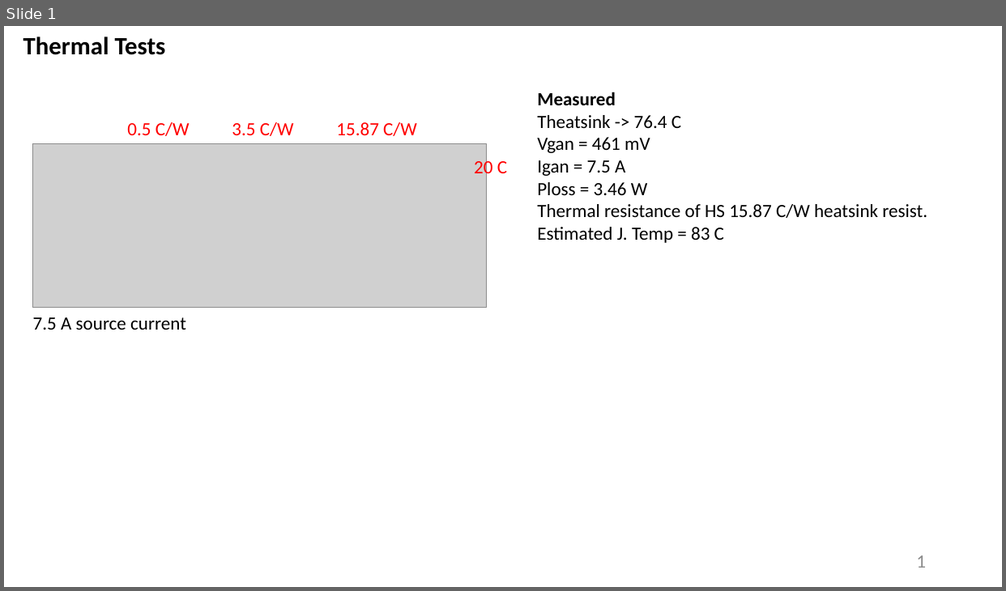
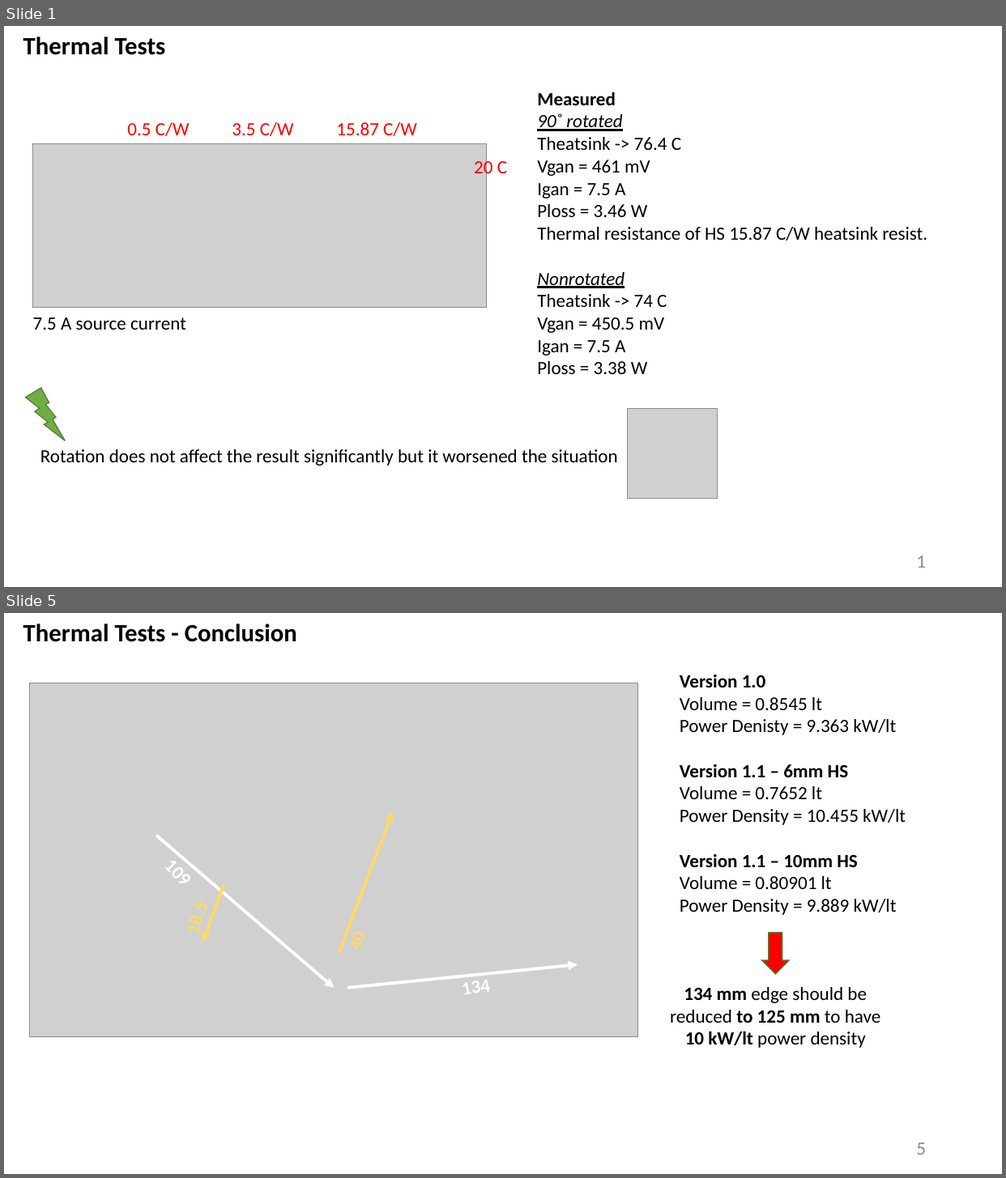
Before and after one commit to furkankarakaya/GaN-Studies, a slide deck: Weekly Reports/2020.01.20 - 2020.01.27.pptx. Shown one above the other, each under a label of ours: slide 1 before the commit, slides 1 and 5 after it; the slides between them are not shown. The pictures are 1006x591 and 1006x1178 pixels, drawn with LibreOffice and Linux fonts; fonts in the diff are those of the drawing; grey boxes stand for pictures. Boxes give left, top, right and bottom in pixels: in the first picture for what was removed or moved away, otherwise in the second. Text is boxed around its words. In the diff, an @@ line names an element or a change of style, - is before the commit and + after.

Commit message:
The results from thermal tests are reported. Based on the results, 10 kW/lt power density is achievable by shortening the longer edge from 134 mm to 125 mm. Thanks to powerful fan selection, there won't be any problem regarding thermal under rated conditions.

```diff
--- a/Weekly Reports/2020.01.20 - 2020.01.27.pptx
+++ b/Weekly Reports/2020.01.20 - 2020.01.27.pptx
@@ slide 5 added at bbox=[4, 613, 1002, 1174], background #FFFFFF @@
@@ text added at bbox=[23, 624, 297, 642], 24 pt, text #000000, bold @@
+Thermal Tests - Conclusion
@@ picture added at bbox=[29, 683, 638, 1037] @@
@@ text added at bbox=[680, 675, 906, 915], 18 pt, text #000000 @@
+Version 1.0
+Volume = 0.8545 lt
+Power Denisty = 9.363 kW/lt
+Version 1.1 – 6mm HS
+Volume = 0.7652 lt
+Power Density = 10.455 kW/lt
+Version 1.1 – 10mm HS
+Volume = 0.80901 lt
+Power Density = 9.889 kW/lt
@@ arrow added from (339, 954) to (393, 812), #FFD966 3 pt @@
@@ text added at bbox=[152, 846, 206, 901], 18 pt, text #FFFFFF, bold @@
+109
@@ arrow added from (157, 835) to (334, 988), #FFFFFF 3 pt @@
@@ arrow added from (224, 884) to (202, 943), #FFD966 3 pt @@
@@ down arrow added at bbox=[761, 933, 790, 973], fill #FF0000, outline #538035 1 pt @@
@@ arrow added from (347, 988) to (577, 965), #FFFFFF 3 pt @@
@@ text added at bbox=[462, 980, 491, 995], 18 pt, text #FFFFFF, bold @@
+134
@@ text added at bbox=[670, 987, 880, 1048], 18 pt, text #000000 @@
+134 mm edge should be reduced to 125 mm to have 10 kW/lt power density
@@ page number added at bbox=[916, 1143, 926, 1155], 18 pt, text #8C8C8C @@
+5
@@ slide 1 changed as well @@
@@ text at bbox=[537, 113, 622, 131]: paragraph added @@
+90˚ rotated
@@ text at bbox=[537, 272, 667, 374]: text changed @@
-Estimated J. Temp = 83 C
+Nonrotated
+Theatsink -> 74 C
+Vgan = 450.5 mV
+Igan = 7.5 A
+Ploss = 3.38 W
@@ lightning bolt added at bbox=[26, 388, 66, 442], fill #70AD47, outline #538035 1 pt @@
@@ picture added at bbox=[628, 408, 718, 498] @@
@@ text added at bbox=[40, 450, 618, 466], 18 pt, text #000000 @@
+Rotation does not affect the result significantly but it worsened the situation
```
Also in this commit, not shown: 3 other slides added, 3 other files.
